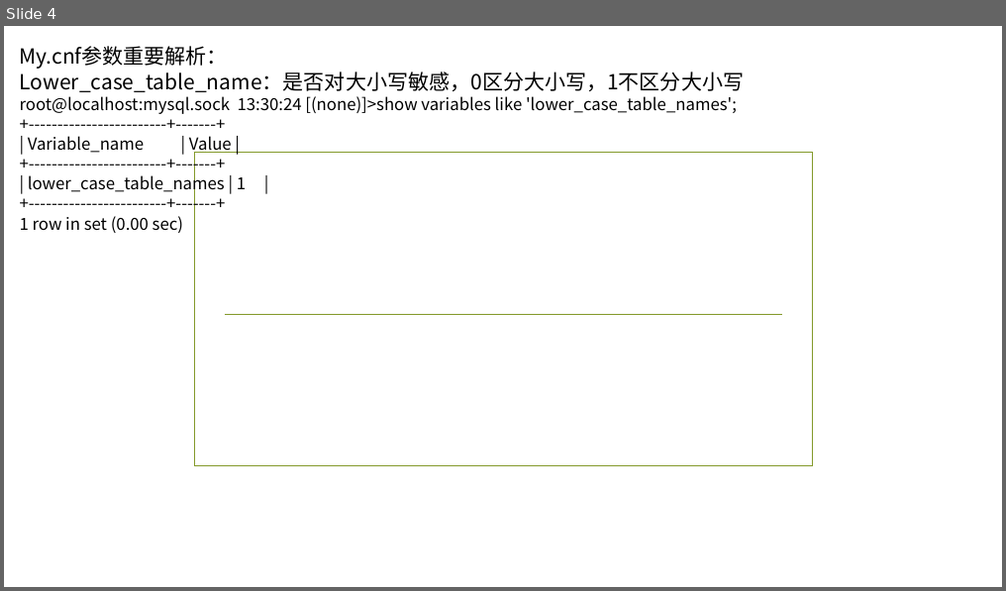
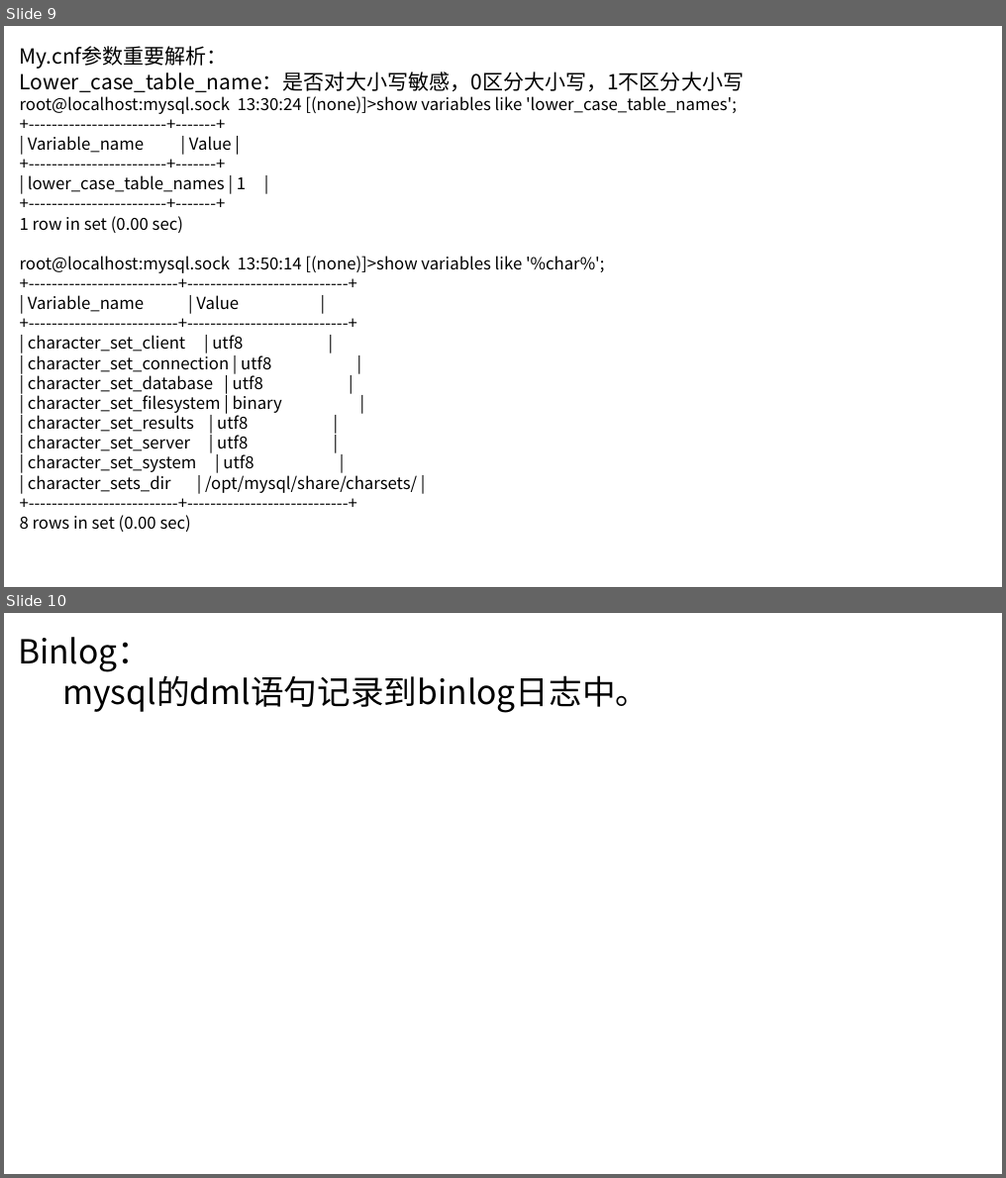
Before and after one commit to ronghuaihai/sharefiles, a slide deck: 数据库演示.pptx. Shown one above the other, each under a label of ours: slide 4 before the commit, slides 9 and 10 after it. The pictures are 1006x591 and 1006x1178 pixels, drawn with LibreOffice and Linux fonts; fonts in the diff are those of the drawing; background and template pictures are left out. Boxes give left, top, right and bottom in pixels: in the first picture for what was removed or moved away, otherwise in the second. Text is boxed around its words. In the diff, an @@ line names an element or a change of style, - is before the commit and + after.

```diff
--- a/数据库演示.pptx
+++ b/数据库演示.pptx
@@ slide 10 added at bbox=[4, 613, 1002, 1174], background picture (left out) @@
@@ text added at bbox=[18, 637, 648, 713], 32 pt, text #000000 @@
+Binlog：
+mysql的dml语句记录到binlog日志中。
@@ what was slide 4 is now slide 9 @@
@@ slide 9 changed as well @@
@@ rectangle removed at bbox=[195, 153, 813, 467] @@
@@ text at bbox=[20, 256, 604, 532]: paragraphs added @@
+root@localhost:mysql.sock 13:50:14 [(none)]>show variables like '%char%';
++--------------------------+----------------------------+
+| Variable_name | Value |
++--------------------------+----------------------------+
+| character_set_client | utf8 |
+| character_set_connection | utf8 |
+| character_set_database | utf8 |
+| character_set_filesystem | binary |
+| character_set_results | utf8 |
+| character_set_server | utf8 |
+| character_set_system | utf8 |
+| character_sets_dir | /opt/mysql/share/charsets/ |
++--------------------------+----------------------------+
+8 rows in set (0.00 sec)
@@ line removed from (224, 314) to (782, 314) @@
```
Also in this commit, not shown: 33 other slides changed, 16 other slides added, 1 slide removed, 57 other files.
